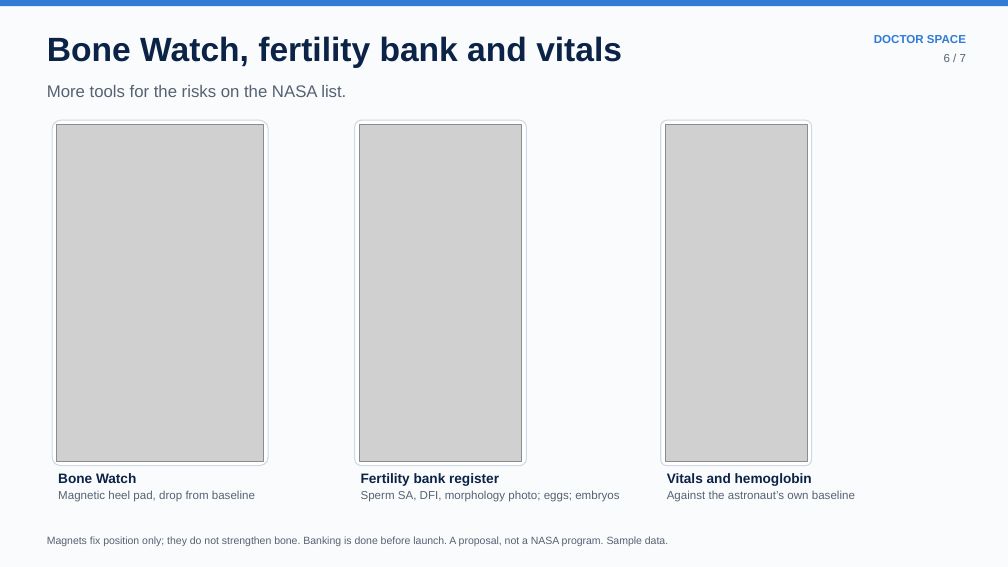
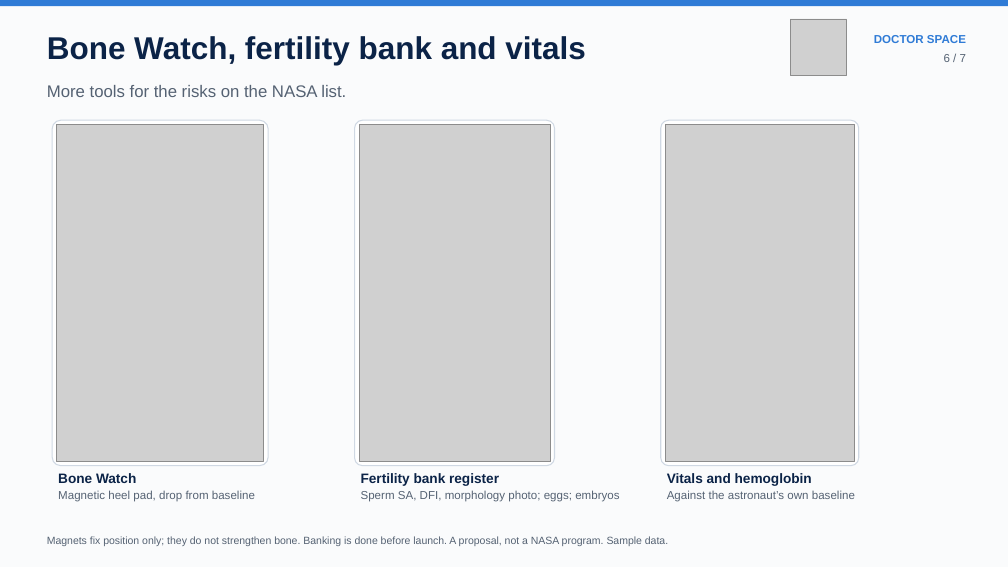
Before and after one commit to alfathitamara/Doctor-Space, a slide deck: slide 6 of deck/Doctor_Space_NASA_SpaceApps_2026.pptx. Drawn at 1008x567 pixels with LibreOffice and Linux fonts; fonts in the diff are those of the drawing; grey boxes stand for pictures. Boxes give left, top, right and bottom in pixels: in the first picture for what was removed or moved away, otherwise in the second. Text is boxed around its words. In the diff, an @@ line names an element or a change of style, - is before the commit and + after.

```diff
--- a/deck/Doctor_Space_NASA_SpaceApps_2026.pptx
+++ b/deck/Doctor_Space_NASA_SpaceApps_2026.pptx
@@ text "Bone Watch, fertility bank and ..." at (47,36,585,65): size 32 to 30 pt @@
@@ picture added at (790,19,847,76) @@
@@ rounded rectangle: place and size @@
-rounded rectangle at (355,120,526,466)
+rounded rectangle at (355,120,554,466)
@@ picture: place and size @@
-picture at (359,125,522,461)
+picture at (359,125,550,461)
@@ rounded rectangle: place and size @@
-rounded rectangle at (661,120,811,466)
+rounded rectangle at (661,120,859,466)
@@ picture: place and size @@
-picture at (665,125,807,461)
+picture at (665,125,854,461)
```
Also in this commit, not shown: 6 other slides changed, 2 other files.
